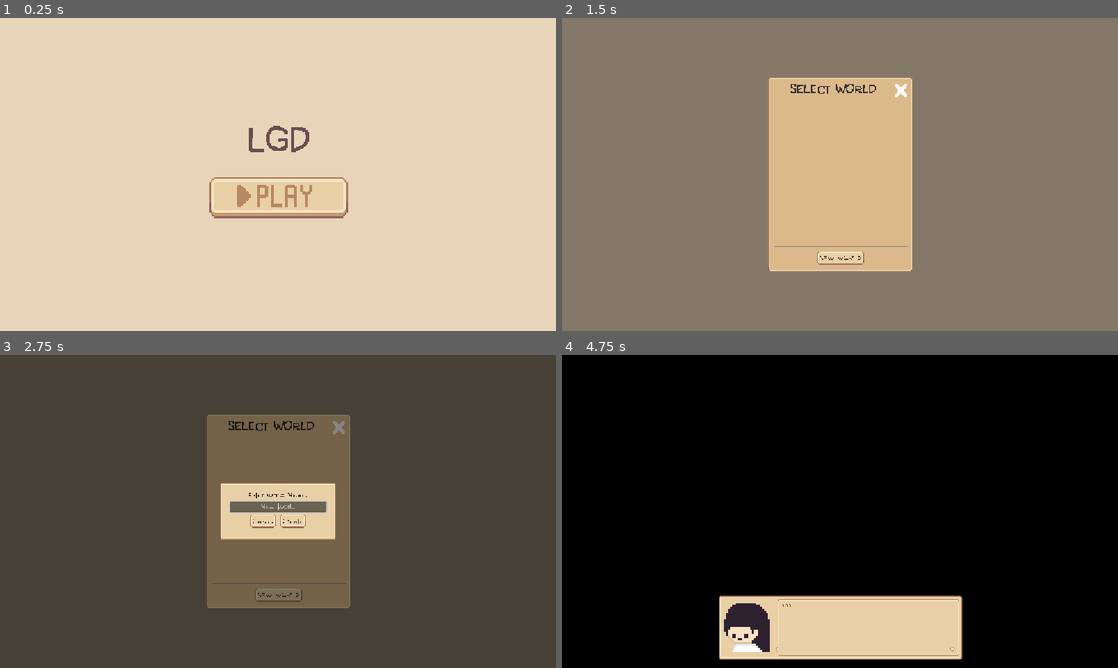
Above: before the commit, frames 1-4 (two rows, left to right).
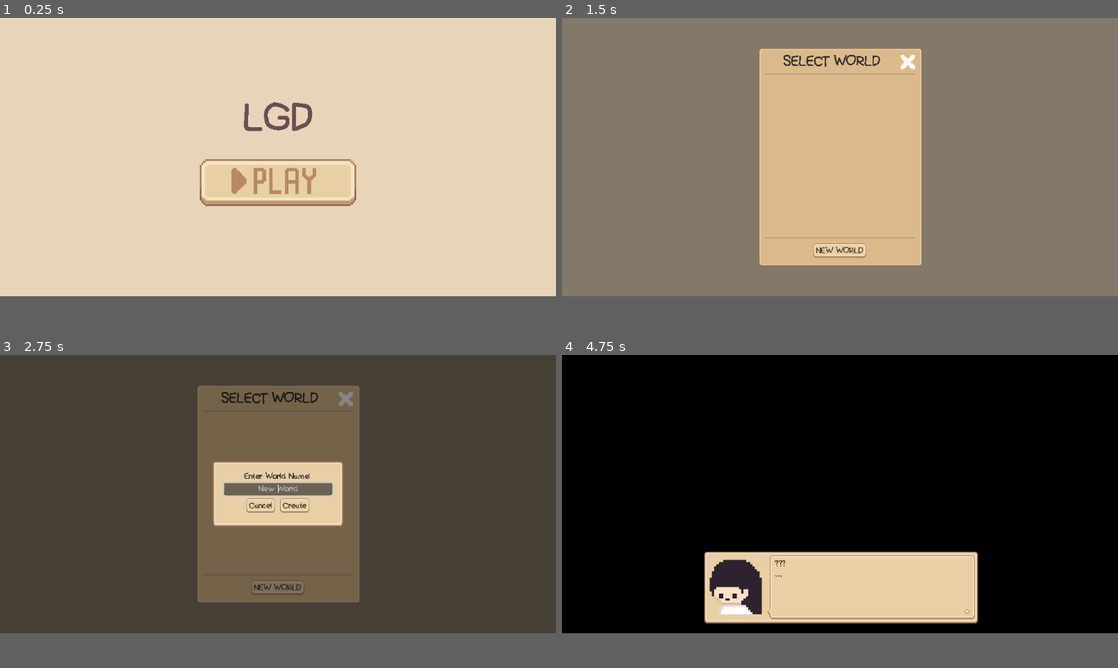
Above: after the commit, the same moments.

Repository: MarbleSodas/LGD
Game: Godot game, scene res://scenes/start_menu/start_menu.tscn
Same seed, same stepped clock (60 frames per second), same inputs: the game is played once before the commit and once after it.
Inputs (mouse positions are in pixels of both pictures, inside the frame that each line leads up to; where the layout moved, square brackets give the same spot in the first picture):
- Up to frame 1 (0.25 s): no input
- Up to frame 2 (1.5 s): click (840, 205) [840, 199] at 0.5 s; click (840, 205) [840, 199] at 1.25 s
- Up to frame 3 (2.75 s): click "NEW WORLD" at 2 s
- Up to frame 4 (4.75 s): click (840, 508) at 2.77 s; type "Alex" at 2.85 s; click "NEW WORLD" at 3.5 s; click "Create" at 4.25 s
In our replay, the window is 800x450 before the commit and 800x400 after it. These sizes can differ from the game's own. Grey fills any space a smaller window leaves; there, only what the larger window draws over its background counts as a difference.

The runs differ from the first frame. In frame 1, 3.1% of the frame differs, in the area x 35-65%, y 26-64%; in frame 2, 6.5%; in frame 3, 10%; in frame 4, 14%, in the area x 25-75%, y 62-98%.

Commit message:
fix(display): implement integer pixel scaling with 1024×512 base
Ultraworked with [Sisyphus](https://github.com/code-yeongyu/oh-my-opencode)

Co-authored-by: Sisyphus <clio-agent@sisyphuslabs.ai>

Diff:
--- a/player.tscn
+++ b/player.tscn
@@ -69,6 +69,6 @@
 
 [node name="Camera2D" type="Camera2D" parent="."]
 physics_interpolation_mode = 2
-zoom = Vector2(1.25, 1.25)
+zoom = Vector2(2, 2)
 position_smoothing_enabled = true
 position_smoothing_speed = 8.0
--- a/project.godot
+++ b/project.godot
@@ -26,9 +26,9 @@
 
 [display]
 
-window/size/window_width_override=1152
-window/size/window_height_override=648
-window/stretch/mode="canvas_items"
+window/size/viewport_width=1024
+window/size/viewport_height=512
+window/stretch/mode="viewport"
 window/stretch/aspect="expand"
 mouse_cursor/custom_image="uid://743t21nwkxn8"
 
